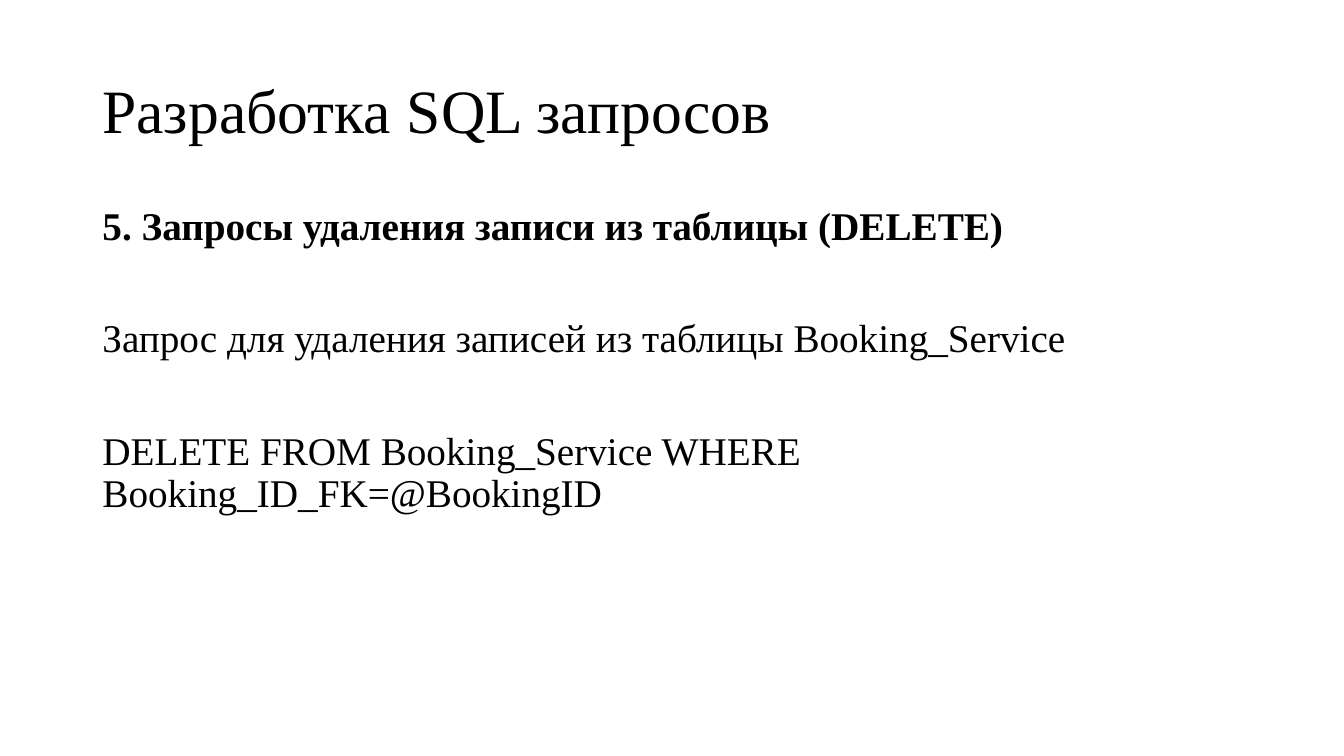
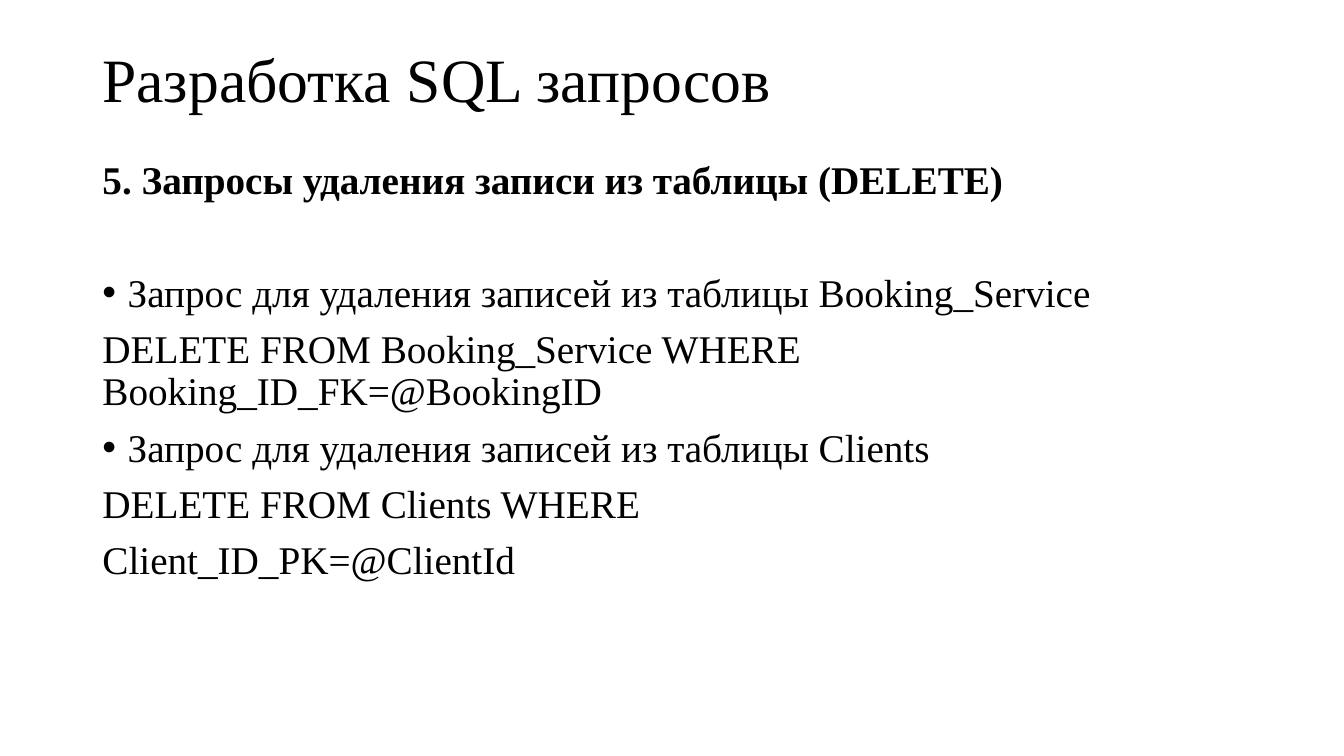
Before and after one commit to depxd/hotel3, a slide deck: slide 12 of Презентаци АИС гостницы.pptx. Drawn at 1344x756 pixels with LibreOffice and Linux fonts; fonts in the diff are those of the drawing. Boxes give left, top, right and bottom in pixels: in the first picture for what was removed or moved away, otherwise in the second. Text is boxed around its words. In the diff, an @@ line names an element or a change of style, - is before the commit and + after.

Commit message:
Исправлена презенатция(добавлено большо запросов и исправлены изображения) Исправлена ПЗ(добавлены ссылки на литературу в тексте).

```diff
--- a/Презентаци АИС гостницы.pptx
+++ b/Презентаци АИС гостницы.pptx
@@ title "Разработка SQL запросов": place and size @@
-title "Разработка SQL запросов" at (102,89,770,144)
+title "Разработка SQL запросов" at (102,58,770,114)
@@ text "5. Запросы удаления записи из ...": place and size @@
-text "5. Запросы удаления записи из ..." at (102,212,1066,515)
+text "5. Запросы удаления записи из ..." at (102,166,1091,582)
@@ text at (128,279,1091,314): bullet none to • @@
@@ text at (102,434,930,582): paragraphs added @@
+• Запрос для удаления записей из таблицы Clients
+DELETE FROM Clients WHERE
+Client_ID_PK=@ClientId
```
Also in this commit, not shown: 18 other slides changed, 2 other files.
